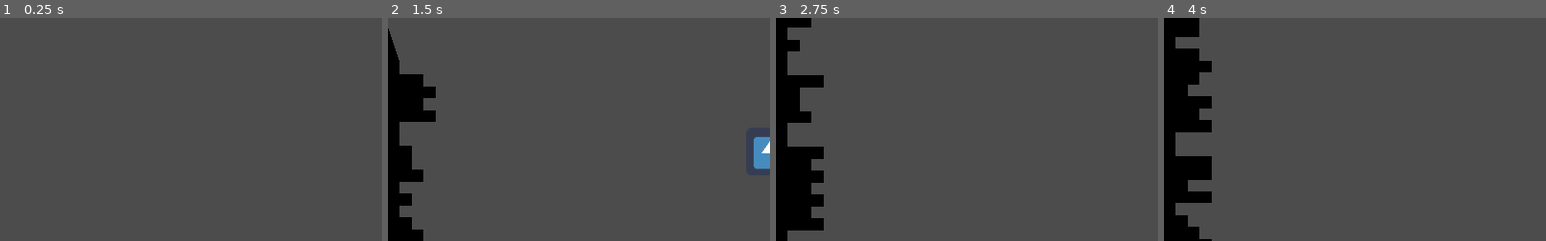
Above: before the commit, frames 1-4 (left to right).
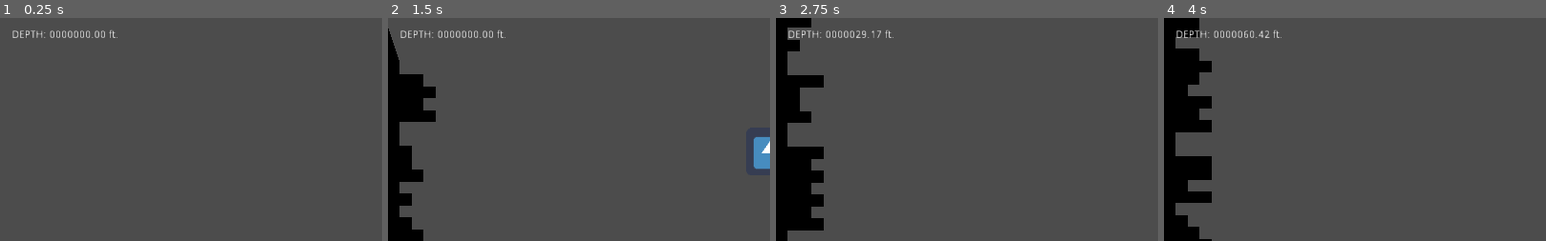
Above: after the commit, the same moments.

Repository: ClarkThyLord/Wild-Fishing
Game: Godot game, scene res://src/scenes/level/level.tscn
Same seed, same stepped clock (60 frames per second), same inputs: the game is played once before the commit and once after it. The engine's default icon, where the game draws it, is replaced by a stand-in: a white triangle on a blue panel in a dark square.
Inputs:
- Up to frame 1 (0.25 s): no input
- Up to frame 2 (1.5 s): tap Enter at 0.5 s; hold D (game_move_right) 0.53-1.28 s; tap Space (game_start) at 0.6, 1.35 s; hold A (game_move_left) from 1.28 s (still down)
- Up to frame 3 (2.75 s): release A (game_move_left) at 2.03 s; hold D (game_move_right) from 2.03 s (still down); tap Space (game_start) at 2.1 s
- Up to frame 4 (4 s): tap Space (game_start) at 2.85, 3.6 s; release D (game_move_right) at 3.53 s; hold A (game_move_left) from 3.53 s (still down)
The pictures show only the part of the screen within x 0-50%, y 0-50%; the shares and areas given below are measured in that part.

The runs differ from the first frame. In frame 1, 0.4% of the frame differs, in the area x 3-31%, y 5-9%; in frame 2, 0.4%; in frame 3, 0.4%; in frame 4, 0.4%.

Commit message:
Level HUD

Diff:
--- /dev/null
+++ b/src/scenes/level/hud/hud.gd
@@ -0,0 +1,17 @@
+extends CanvasLayer
+## Level HUD Class
+
+
+
+# OnReady Variables
+onready var hud : Control = get_node("Control")
+
+onready var depth : Label = get_node("Control/Depth")
+
+
+## Public Methods
+func update_depth(value : float) -> void:
+	if not is_instance_valid(depth):
+		return
+
+	depth.text = "DEPTH: %010.2f ft." % value
--- /dev/null
+++ b/src/scenes/level/hud/hud.tscn
@@ -0,0 +1,25 @@
+[gd_scene load_steps=2 format=2]
+
+[ext_resource path="res://src/scenes/level/hud/hud.gd" type="Script" id=1]
+
+[node name="HUD" type="CanvasLayer"]
+script = ExtResource( 1 )
+
+[node name="Control" type="Control" parent="."]
+anchor_right = 1.0
+anchor_bottom = 1.0
+margin_left = 16.0
+margin_top = 16.0
+margin_right = -16.0
+margin_bottom = -16.0
+__meta__ = {
+"_edit_use_anchors_": false
+}
+
+[node name="Depth" type="Label" parent="Control"]
+margin_right = 40.0
+margin_bottom = 14.0
+text = "DEPTH: 00000"
+__meta__ = {
+"_edit_use_anchors_": false
+}
--- a/src/scenes/level/level.gd
+++ b/src/scenes/level/level.gd
@@ -52,6 +52,8 @@
 
 onready var wall_right := get_node("Walls/WallRight")
 
+onready var hud := get_node("HUD")
+
 
 
 ## Built-In Virtual Methods
@@ -95,6 +97,8 @@
 	wall_left.step = _depth
 	wall_right.step = _depth
 
+	hud.update_depth(_depth)
+
 
 
 ## Public Methods
--- a/src/scenes/level/level.tscn
+++ b/src/scenes/level/level.tscn
@@ -1,8 +1,9 @@
-[gd_scene load_steps=9 format=2]
+[gd_scene load_steps=10 format=2]
 
 [ext_resource path="res://src/scenes/level/level.gd" type="Script" id=1]
 [ext_resource path="res://src/scenes/level/wall/wall.tscn" type="PackedScene" id=2]
 [ext_resource path="res://src/scenes/level/hook/hook.tscn" type="PackedScene" id=3]
+[ext_resource path="res://src/scenes/level/hud/hud.tscn" type="PackedScene" id=4]
 
 [sub_resource type="Animation" id=3]
 resource_name = "Cast"
@@ -166,4 +167,6 @@
 position = Vector2( 512, -300 )
 current = true
 
+[node name="HUD" parent="." instance=ExtResource( 4 )]
+
 [connection signal="hit" from="Hook" to="." method="_on_Hook_hit"]
